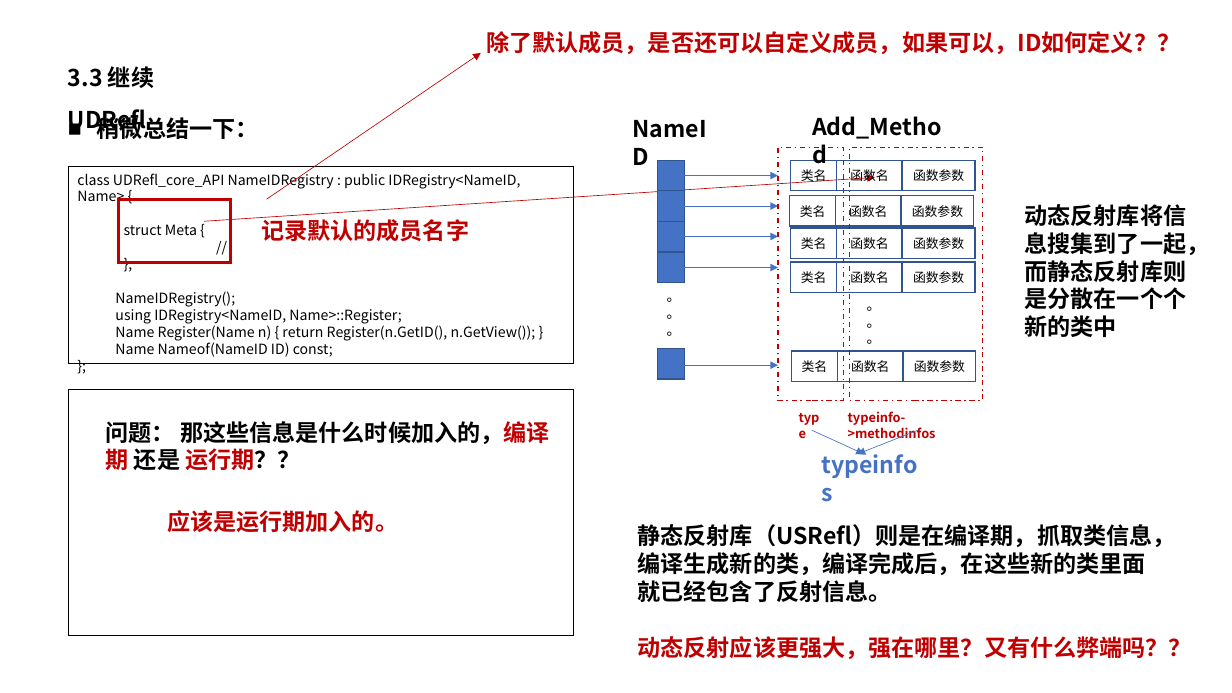
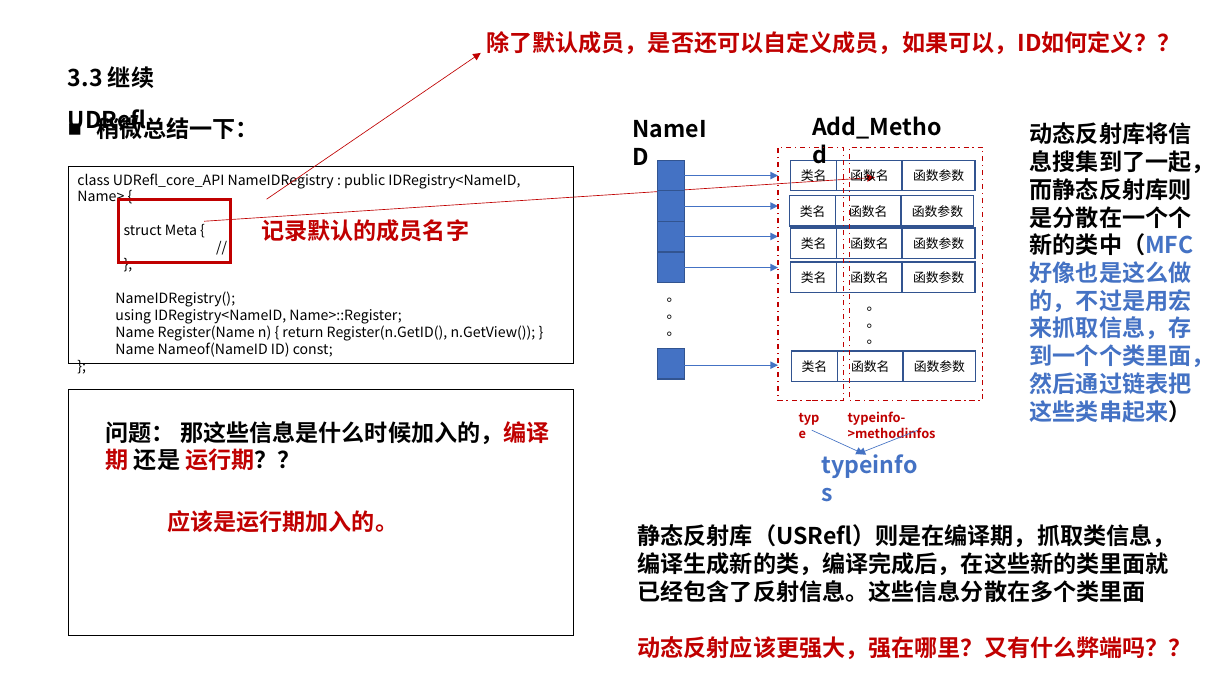
Before and after one commit to pczpcz/GAME102Learning, a slide deck: slide 7 of note/05 C++/静态反射库USRefl与imgui的界面绑定.pptx. Drawn at 1232x693 pixels with LibreOffice and Linux fonts; fonts in the diff are those of the drawing. Boxes give left, top, right and bottom in pixels: in the first picture for what was removed or moved away, otherwise in the second. Text is boxed around its words. In the diff, an @@ line names an element or a change of style, - is before the commit and + after.

```diff
--- a/note/05 C++/静态反射库USRefl与imgui的界面绑定.pptx
+++ b/note/05 C++/静态反射库USRefl与imgui的界面绑定.pptx
@@ text at box(1030, 122, 1215, 422): text changed; text colour #000000 to #4472C4 @@
-动态反射库将信息搜集到了一起，而静态反射库则是分散在一个个新的类中
+动态反射库将信息搜集到了一起，而静态反射库则是分散在一个个新的类中（MFC好像也是这么做的，不过是用宏来抓取信息，存到一个个类里面，然后通过链表把这些类串起来）
@@ text at box(638, 524, 1176, 602): text changed @@
-静态反射库（USRefl）则是在编译期，抓取类信息，编译生成新的类，编译完成后，在这些新的类里面就已经包含了反射信息。
+静态反射库（USRefl）则是在编译期，抓取类信息，编译生成新的类，编译完成后，在这些新的类里面就已经包含了反射信息。这些信息分散在多个类里面
```
Also in this commit, not shown: 22 slides added.
